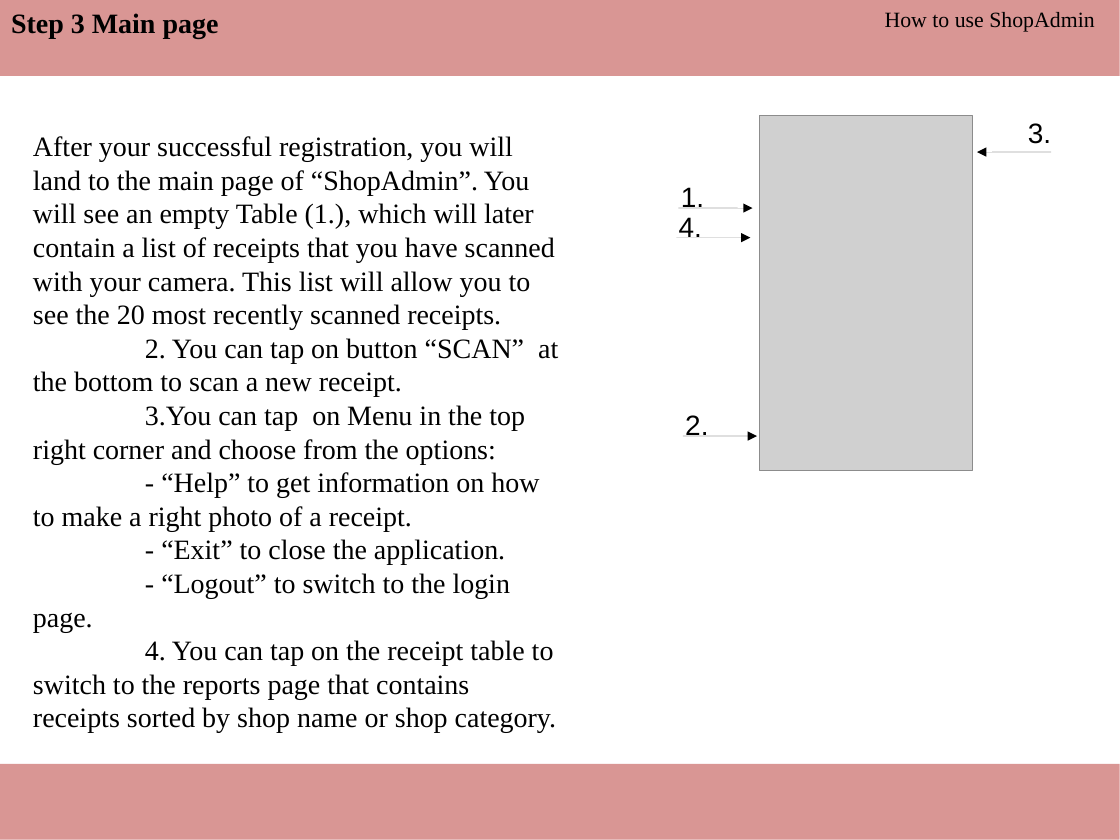
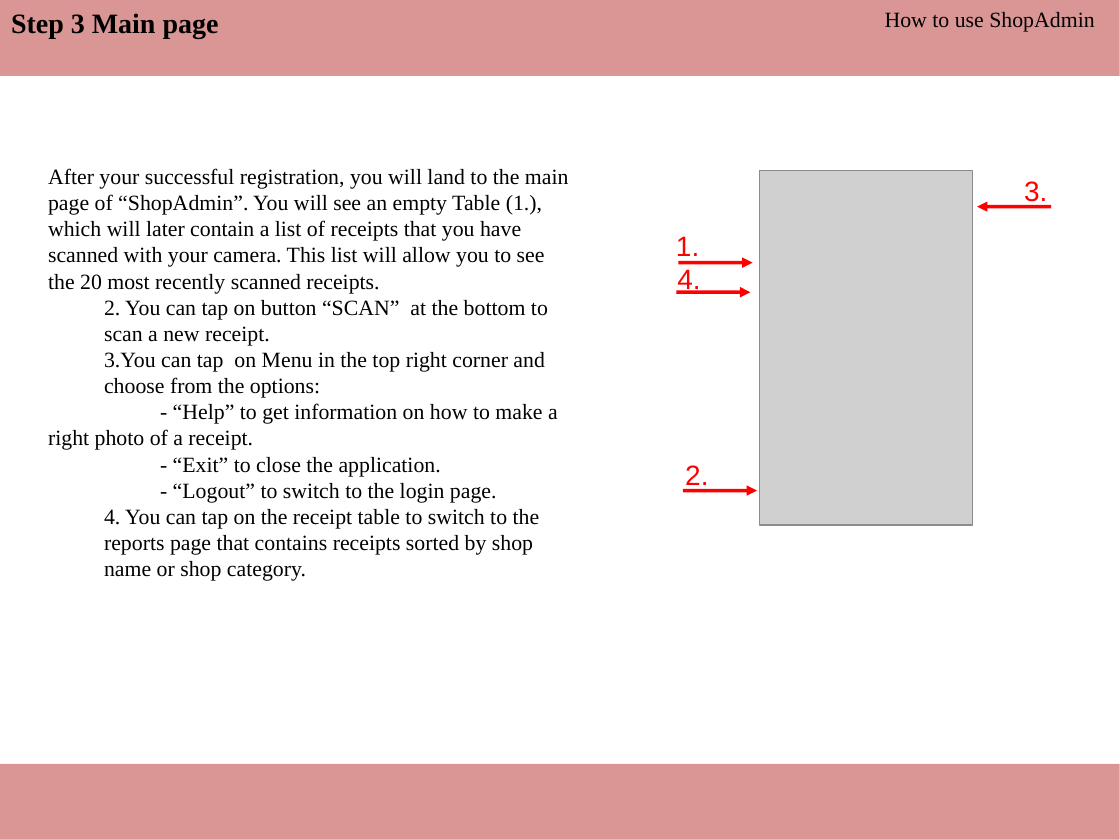
Before and after one commit to ThomasRoehl/ShopAdmin, a slide deck: slide 5 of UserManual/ShopAdmin Handbuch.pptx. Drawn at 1120x840 pixels with LibreOffice and Linux fonts; fonts in the diff are those of the drawing; grey boxes stand for pictures. Boxes give left, top, right and bottom in pixels: in the first picture for what was removed or moved away, otherwise in the second. Text is boxed around its words. In the diff, an @@ line names an element or a change of style, - is before the commit and + after.

```diff
--- a/UserManual/ShopAdmin Handbuch.pptx
+++ b/UserManual/ShopAdmin Handbuch.pptx
@@ text "After your successful registration, you ...": place and size @@
-text "After your successful registration, you ..." at [33,136,558,733]
+text "After your successful registration, you ..." at [48,168,569,581]
@@ text "After your successful registration, you ..." at [48,168,569,581]: size 18 to 14 pt; list level 1 to 2 in "2. You can tap on ..."; list level 1 to 2 in "3.You can tap on Menu ..."; list level 1 to 2 in "4. You can tap on ..." @@
@@ text colour #000000 to #FF0000 in 4 elements at [685,465,708,491], [676,236,699,256], [677,269,700,294], [1024,181,1047,206] @@
@@ text "3.": place and size @@
-text "3." at [1028,123,1051,144]
+text "3." at [1024,181,1047,206]
@@ arrow (1052, 206) - (977, 206): stroke #000000 0.75 pt to #FF0000 2.25 pt @@
@@ text "1.": place and size @@
-text "1." at [681,187,704,207]
+text "1." at [676,236,699,256]
@@ text "4.": place and size @@
-text "4." at [679,217,702,237]
+text "4." at [677,269,700,294]
@@ arrow (679, 262) - (753, 262): stroke #000000 0.75 pt to #FF0000 2.25 pt @@
@@ 4 arrows, 1 picture: place and size @@
-4 arrows, 1 picture at [676,115,1052,470]
+4 arrows, 1 picture at [676,170,1052,525]
@@ arrow (676, 292) - (750, 292): stroke #000000 0.75 pt to #FF0000 2.25 pt @@
@@ text "2.": place and size @@
-text "2." at [685,415,708,435]
+text "2." at [685,465,708,491]
@@ arrow (683, 491) - (757, 491): stroke #000000 0.75 pt to #FF0000 2.25 pt @@
```
Also in this commit, not shown: 7 other slides changed, 1 other file.
